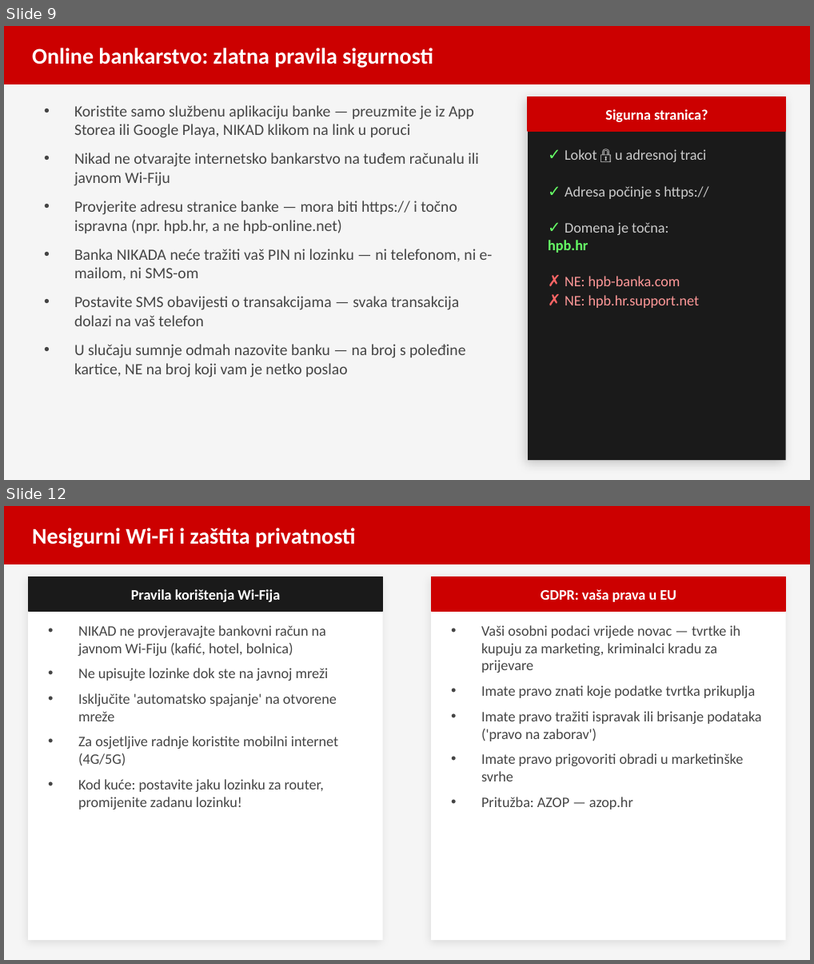
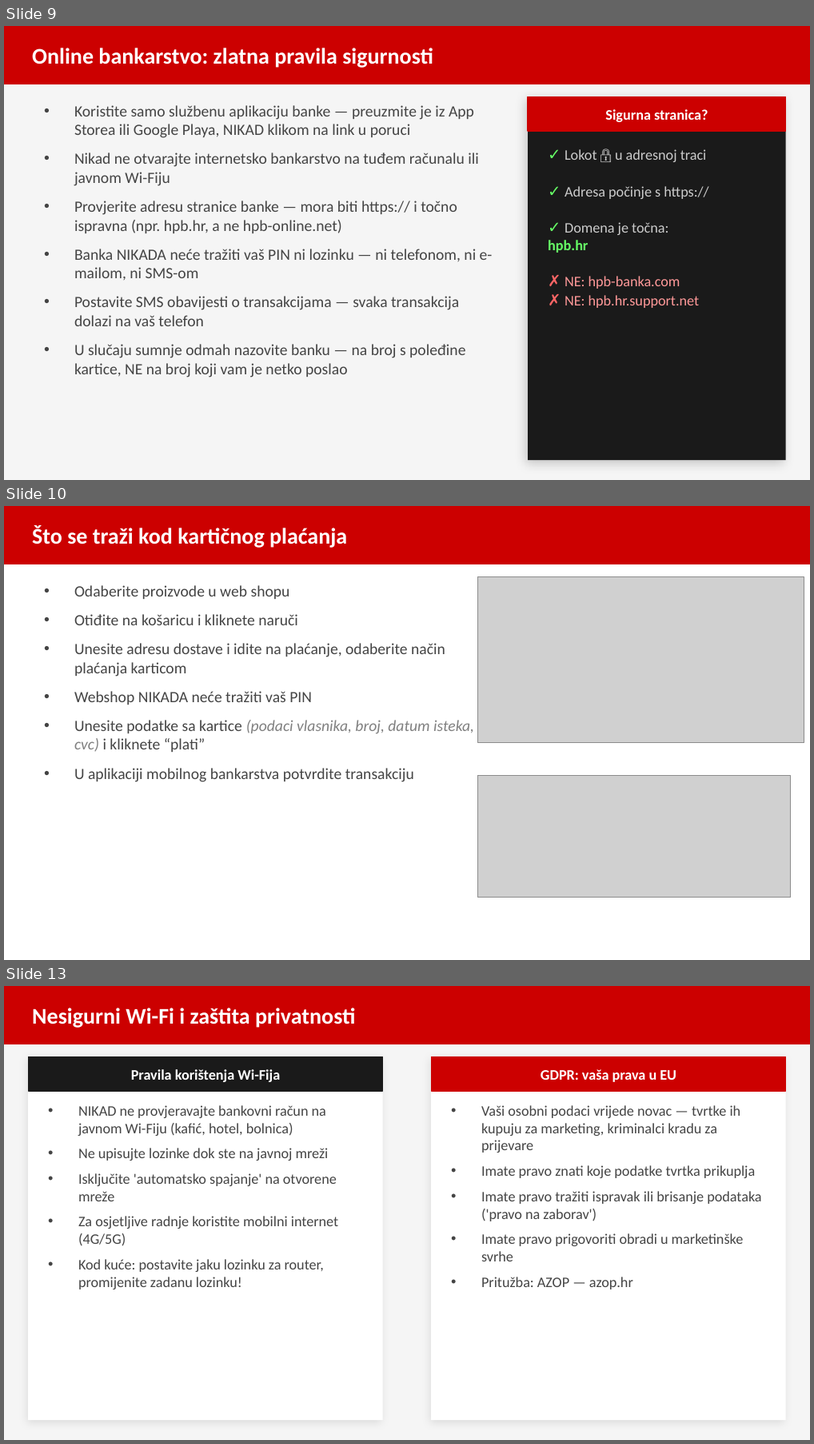
Before and after one commit to brunobilandzic/dipl, a slide deck: praksa/RAST/izradaprezentacije/Sigurnost_na_internetu_prezentacija.pptx. Shown one above the other, each under a label of ours: slides 9 and 12 before the commit, slides 9, 10 and 13 after it; the slides between them are not shown. The pictures are 814x964 and 814x1444 pixels, drawn with LibreOffice and Linux fonts; fonts in the diff are those of the drawing; grey boxes stand for pictures. Boxes give left, top, right and bottom in pixels: in the first picture for what was removed or moved away, otherwise in the second. Text is boxed around its words. In the diff, an @@ line names an element or a change of style, - is before the commit and + after.

```diff
--- a/praksa/RAST/izradaprezentacije/Sigurnost_na_internetu_prezentacija.pptx
+++ b/praksa/RAST/izradaprezentacije/Sigurnost_na_internetu_prezentacija.pptx
@@ slide 10 added at (4, 506, 810, 960), background #FFFFFF @@
@@ rectangle added at (4, 506, 810, 564), fill #CC0000, outline #CC0000 1 pt @@
@@ text added at (32, 525, 347, 548), 20 pt, text #FFFFFF, bold @@
+Što se traži kod kartičnog plaćanja
@@ picture added at (478, 577, 805, 742) @@
@@ text added at (74, 585, 474, 782), 14 pt, text #444444 @@
+• Odaberite proizvode u web shopu
+• Otiđite na košaricu i kliknete naruči
+• Unesite adresu dostave i idite na plaćanje, odaberite način plaćanja karticom
+• Webshop NIKADA neće tražiti vaš PIN
+• Unesite podatke sa kartice (podaci vlasnika, broj, datum isteka, cvc) i kliknete “plati”
+• U aplikaciji mobilnog bankarstva potvrdite transakciju
@@ picture added at (478, 776, 791, 897) @@
@@ what was slide 12 is now slide 13 @@
```
Also in this commit, not shown: 7 slides changed, 1 other slide added, 1 slide removed, 1 other file.
